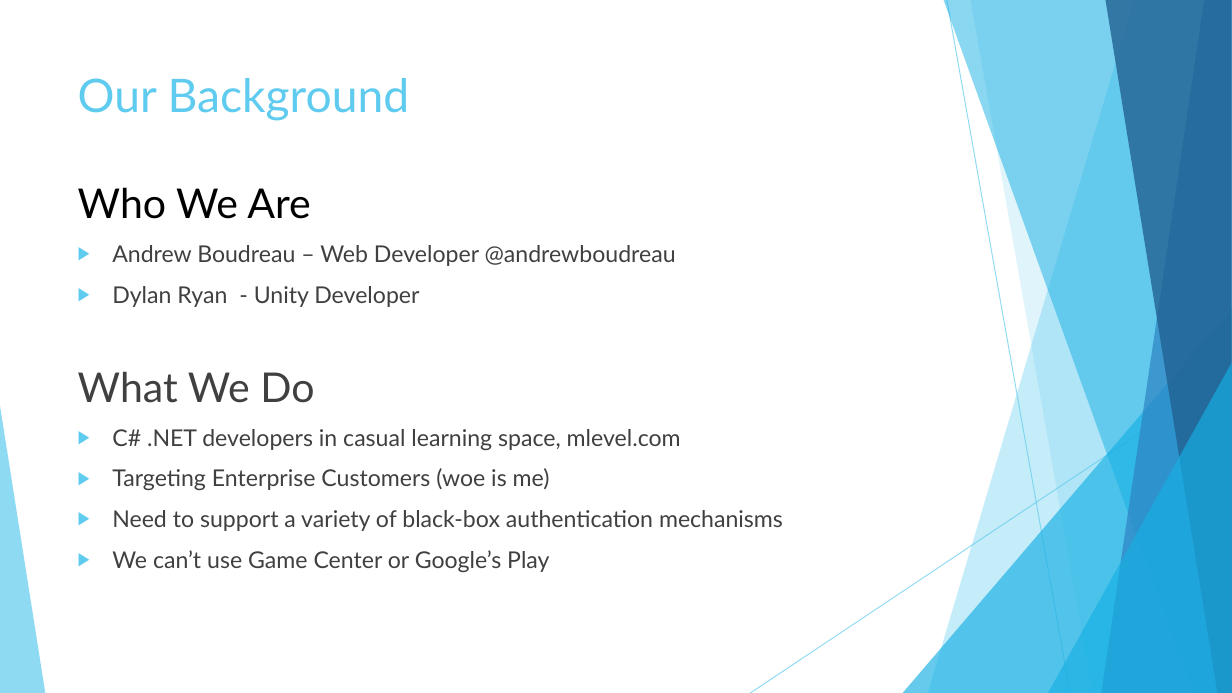
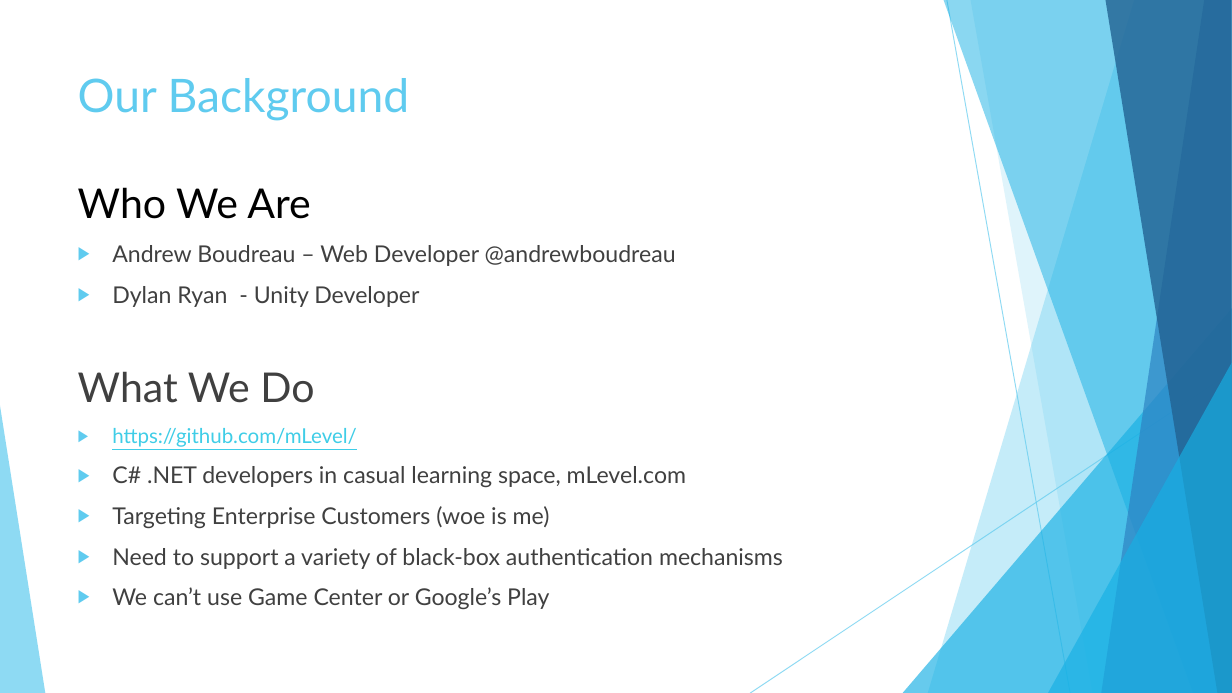
Before and after one commit to andrewboudreau/Leaderboard, a slide deck: slide 2 of Unity 3D and Azure.pptx. Drawn at 1232x693 pixels with LibreOffice and Linux fonts; fonts in the diff are those of the drawing. Boxes give left, top, right and bottom in pixels: in the first picture for what was removed or moved away, otherwise in the second. Text is boxed around its words. In the diff, an @@ line names an element or a change of style, - is before the commit and + after.

```diff
--- a/Unity 3D and Azure.pptx
+++ b/Unity 3D and Azure.pptx
@@ text at <box>112,428,686,487</box>: text changed @@
-▶ C# .NET developers in casual learning space, mlevel.com
+  ▶ https://github.com/mLevel/
+  ▶ C# .NET developers in casual learning space, mLevel.com
```
Also in this commit, not shown: 1 other slide changed, 1 slide added, 1 slide removed.
